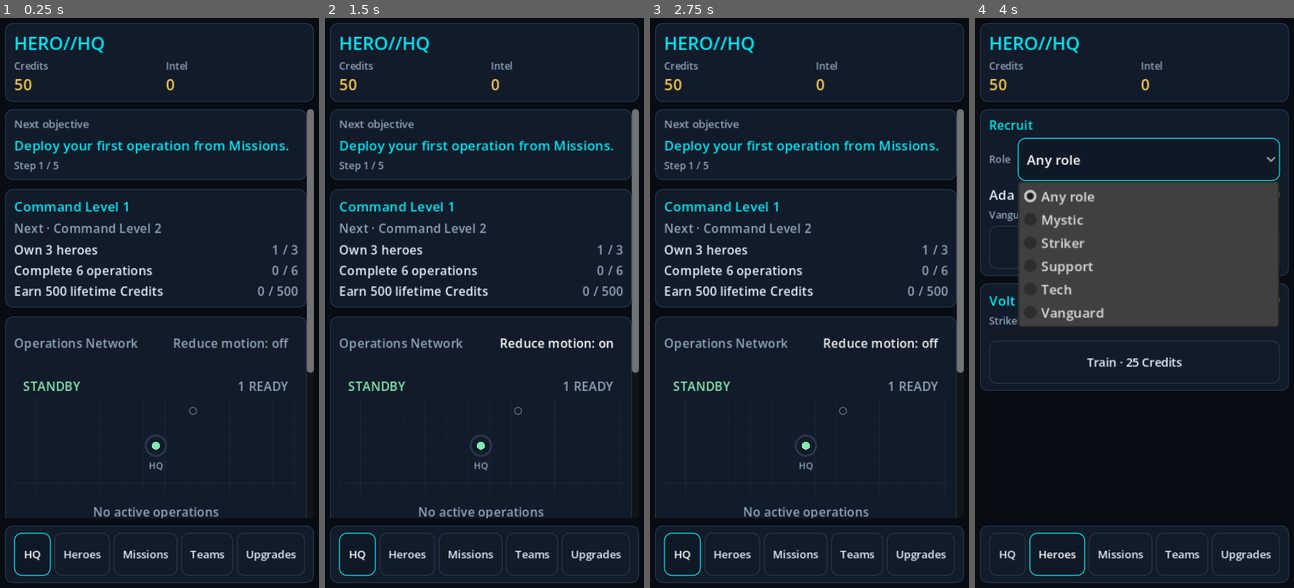
Above: before the commit, frames 1-4 (left to right).
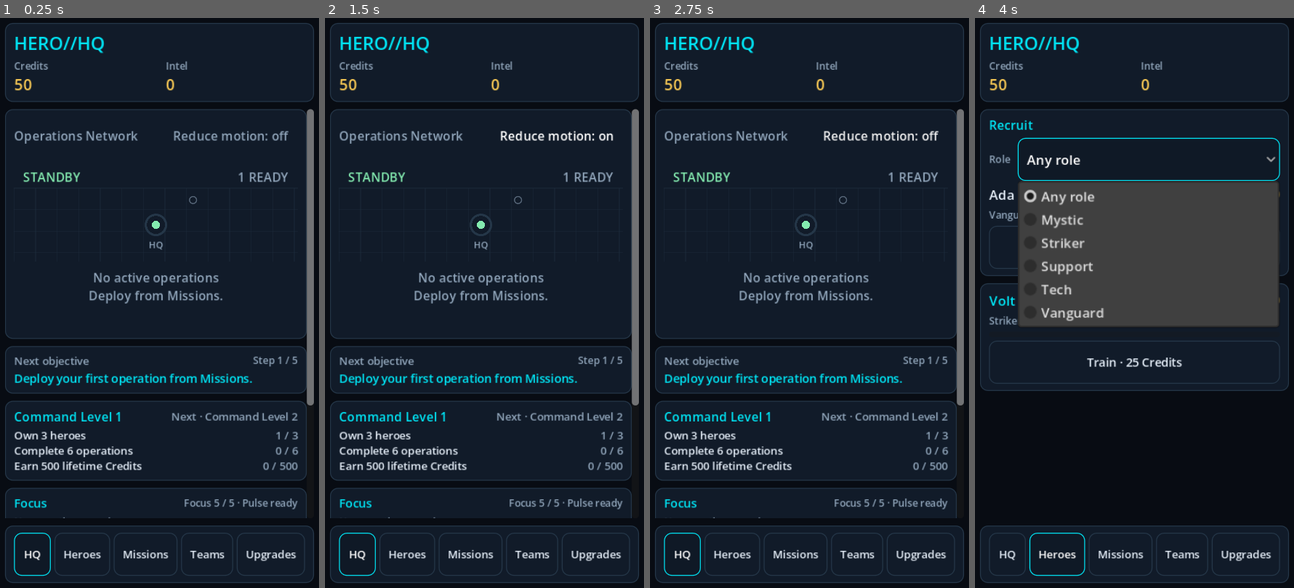
Above: after the commit, the same moments.

Repository: JetRobertsBCCA/HeroHQInc
Game: Godot game, scene res://games/hero_hq/scenes/app.tscn
Two runs of this game, one before a commit and one after it. Both use one fixed random seed, a clock stepped at 60 frames per second and the inputs below.
Inputs:
- Up to frame 1 (0.25 s): no input
- Up to frame 2 (1.5 s): click "HQ" at 0.5 s; click "Reduce motion: off" at 1.25 s
- Up to frame 3 (2.75 s): click "Reduce motion: on" at 2 s
- Up to frame 4 (4 s): click "Heroes" at 2.75 s; click "Any role" at 3.5 s

The runs differ from the first frame. In frame 1, 10% of the frame differs, in the area x 1-99%, y 17-88%; in frame 2, 10%; in frame 3, 10%; in frame 4, nothing differs.

Commit message:
Lead HQ with the live operations network
Move the operations network above guidance, compact the objective and Command card, and tighten the network map so both live rows fit the 360x640 first viewport. Add the reproducible HQ viewport capture harness.

🤖 Generated with Codebuff
Co-Authored-By: Codebuff <noreply@codebuff.com>

Diff:
--- a/framework/ui/components/command_progress_card.gd
+++ b/framework/ui/components/command_progress_card.gd
@@ -6,8 +6,8 @@
 ## level, so it stays correct for fresh profiles and for saves written before
 ## milestones existed.
 
-const FONT_SIZE := 14
-const HEADING_SIZE := 15
+const FONT_SIZE := 12
+const HEADING_SIZE := 14
 
 var _pack: GamePack
 var _state: GameState
@@ -88,25 +88,30 @@
 		return
 	UILayout.fill(self)
 	var column := VBoxContainer.new()
-	column.add_theme_constant_override("separation", 4)
+	column.add_theme_constant_override("separation", 2)
 	add_child(column)
+
+	var top := HBoxContainer.new()
+	top.add_theme_constant_override("separation", 8)
+	column.add_child(top)
 
 	_heading = Label.new()
 	_heading.name = "CommandLevel"
-	_heading.size_flags_horizontal = Control.SIZE_EXPAND_FILL
 	_heading.add_theme_font_size_override("font_size", HEADING_SIZE)
-	column.add_child(_heading)
+	top.add_child(_heading)
 
 	_next = Label.new()
 	_next.name = "NextMilestone"
+	_next.size_flags_horizontal = Control.SIZE_EXPAND_FILL
+	_next.horizontal_alignment = HORIZONTAL_ALIGNMENT_RIGHT
 	_next.add_theme_font_size_override("font_size", FONT_SIZE)
 	_next.add_theme_color_override("font_color", ThemeTokens.color(_pack, "muted"))
 	_next.autowrap_mode = TextServer.AUTOWRAP_WORD_SMART
-	column.add_child(_next)
+	top.add_child(_next)
 
 	_requirements = VBoxContainer.new()
 	_requirements.name = "Requirements"
-	_requirements.add_theme_constant_override("separation", 3)
+	_requirements.add_theme_constant_override("separation", 0)
 	column.add_child(_requirements)
 
 	_unlock = Label.new()
--- a/games/hero_hq/scenes/app.gd
+++ b/games/hero_hq/scenes/app.gd
@@ -33,6 +33,7 @@
 var _settled_seconds: float = 0.0
 var _events_log: Array[String] = []
 var _task_board: TaskBoard
+var _objective_card: Control
 var _command_card: CommandProgressCard
 var _roster: RosterScreen
 var _teams: TeamScreen
@@ -146,6 +147,7 @@
 
 func _on_tab_selected(tab_id: String) -> void:
 	_task_board = null
+	_objective_card = null
 	_command_card = null
 	_roster = null
 	_teams = null
@@ -403,15 +405,16 @@
 
 	var column := VBoxContainer.new()
 	column.size_flags_horizontal = Control.SIZE_EXPAND_FILL
-	column.add_theme_constant_override("separation", 10)
+	column.add_theme_constant_override("separation", 8)
 	scroll.add_child(column)
 
-	column.add_child(_build_objective_card())
+	column.add_child(_build_network_card())
+	_objective_card = _build_objective_card()
+	column.add_child(_objective_card)
 	_command_card = CommandProgressCard.new()
 	_command_card.name = "CommandProgressCard"
 	_command_card.refresh(_pack, _state)
 	column.add_child(_command_card)
-	column.add_child(_build_network_card())
 	if HeroFocus.enabled(_pack):
 		_focus_card = HeroFocusCard.new()
 		_focus_card.name = "FocusCard"
@@ -490,21 +493,21 @@
 func _build_objective_card() -> Control:
 	var objective := _next_objective()
 	var panel := PanelContainer.new()
+	panel.name = "ObjectiveCard"
 	var column := VBoxContainer.new()
-	column.add_theme_constant_override("separation", 4)
+	column.add_theme_constant_override("separation", 2)
 	panel.add_child(column)
+
+	var top := HBoxContainer.new()
+	top.add_theme_constant_override("separation", 8)
+	column.add_child(top)
 
 	var heading := Label.new()
 	heading.text = _pack.label("ui.objective_title", "Next objective")
+	heading.size_flags_horizontal = Control.SIZE_EXPAND_FILL
 	heading.add_theme_font_size_override("font_size", 12)
 	heading.add_theme_color_override("font_color", ThemeTokens.color(_pack, "muted"))
-	column.add_child(heading)
-
-	var text := Label.new()
-	text.text = str(objective.get("text", ""))
-	text.autowrap_mode = TextServer.AUTOWRAP_WORD_SMART
-	text.add_theme_color_override("font_color", ThemeTokens.color(_pack, "accent"))
-	column.add_child(text)
+	top.add_child(heading)
 
 	var progress := Label.new()
 	if bool(objective.get("done", false)):
@@ -513,9 +516,18 @@
 		progress.text = "%s %d / 5" % [
 			_pack.label("ui.objective_step", "Step"), int(objective.get("step", 1)),
 		]
+	progress.horizontal_alignment = HORIZONTAL_ALIGNMENT_RIGHT
 	progress.add_theme_font_size_override("font_size", 11)
 	progress.add_theme_color_override("font_color", ThemeTokens.color(_pack, "muted"))
-	column.add_child(progress)
+	top.add_child(progress)
+
+	var text := Label.new()
+	text.text = str(objective.get("text", ""))
+	text.autowrap_mode = TextServer.AUTOWRAP_WORD_SMART
+	text.max_lines_visible = 2
+	text.add_theme_font_size_override("font_size", 13)
+	text.add_theme_color_override("font_color", ThemeTokens.color(_pack, "accent"))
+	column.add_child(text)
 	return panel
 
 
--- a/games/hero_hq/scenes/network_panel.gd
+++ b/games/hero_hq/scenes/network_panel.gd
@@ -15,17 +15,17 @@
 const MAX_ACTIVE_NODES := 3
 const MIN_HEIGHT := 190.0
 const PAD := 10.0
-const PAD_TOP := 10.0
+const PAD_TOP := 8.0
 const HEADER_HEIGHT := 22.0
-const DIAGRAM_HEIGHT := 108.0
-const GAP_BEFORE_ROWS := 8.0
-const ROW_HEIGHT := 62.0
+const DIAGRAM_HEIGHT := 82.0
+const GAP_BEFORE_ROWS := 6.0
+const ROW_HEIGHT := 56.0
 const ROW_TITLE_TOP := 2.0
-const ROW_META_TOP := 24.0
-const ROW_BAR_TOP := 50.0
+const ROW_META_TOP := 22.0
+const ROW_BAR_TOP := 48.0
 const ROW_BAR_HEIGHT := 4.0
 const MORE_HEIGHT := 20.0
-const PAD_BOTTOM := 10.0
+const PAD_BOTTOM := 8.0
 const HEADER_FONT_SIZE := 14
 const ROW_TITLE_FONT_SIZE := 15
 const ROW_TIME_FONT_SIZE := 15
@@ -280,8 +280,8 @@
 
 
 func _draw_map(center: Vector2) -> void:
-	var radius := Vector2(minf(size.x * 0.25, 78.0), 33.0)
-	var idle_radius := Vector2(minf(size.x * 0.35, 108.0), 42.0)
+	var radius := Vector2(minf(size.x * 0.25, 78.0), 24.0)
+	var idle_radius := Vector2(minf(size.x * 0.35, 108.0), 30.0)
 	_draw_idle_nodes(center, idle_radius)
 	# The center node sits below the active lines so every spoke reads as
 	# connected to HQ rather than passing underneath it.
@@ -331,7 +331,7 @@
 		)
 	_draw_satellite(point, color, squad)
 	_draw_travelling_tokens(center, point, color, int(activity.get("agent_count", 1)), index)
-	_draw_centered(str(index + 1), Vector2(point.x, point.y - 22.0), MAP_LABEL_FONT_SIZE, color)
+	_draw_centered(str(index + 1), Vector2(point.x, point.y - 16.0), MAP_LABEL_FONT_SIZE, color)
 
 
 func _draw_satellite(point: Vector2, color: Color, squad: bool) -> void:
--- a/tests/game_packs/test_app_network.gd
+++ b/tests/game_packs/test_app_network.gd
@@ -182,6 +182,36 @@
 	_cleanup(app)
 
 
+func test_hq_shows_live_network_before_compact_guidance() -> void:
+	var pack := _pack()
+	var state := _crew_state(pack)
+	Simulation.assign_task(state, pack, "s_alley", ["hero_volt"], NOW)
+	var app := _boot(state)
+	assert_true(app != null, "the app boots for the HQ hierarchy case")
+	if app == null:
+		return
+	var network: HeroNetworkPanel = app.get("_network_panel")
+	var objective: Control = app.get("_objective_card")
+	var command: Control = app.get("_command_card")
+	assert_true(network != null, "the live network is built")
+	assert_true(objective != null, "the compact objective strip is built")
+	assert_true(command != null, "the compact Command card is built")
+	if network != null and objective != null and command != null:
+		var network_card := network.get_parent().get_parent() as Control
+		assert_true(network_card != null, "the live network has a card wrapper")
+		if network_card != null:
+			assert_eq(network_card.get_index(), 0, "the live operation network leads the HQ column")
+			assert_eq(objective.get_index(), 1, "the next objective follows the network")
+			assert_eq(command.get_index(), 2, "Command progress follows the objective")
+			assert_true(
+				objective.get_parent() == network_card.get_parent(),
+				"both summaries stay under the network in the same scroll column",
+			)
+		assert_eq(objective.name, "ObjectiveCard", "the objective is addressable for layout checks")
+		assert_eq(network.activity_count(), 1, "the lead card is showing the live work")
+	_cleanup(app)
+
+
 func test_idle_network_reports_ready_heroes_without_activity() -> void:
 	var pack := _pack()
 	var state := Simulation.new_state(pack, 13, NOW)
--- /dev/null
+++ b/tooling/hq_viewport_capture.gd
@@ -0,0 +1,235 @@
+extends SceneTree
+## Reproducible 360x640 captures and geometry evidence for the HQ first viewport.
+##
+## Run windowed:
+##   godot --path . --resolution 360x640 -s res://tooling/hq_viewport_capture.gd
+##   godot --path . --resolution 360x640 -s res://tooling/hq_viewport_capture.gd -- --tag=before
+##
+## Uses throwaway profiles and a manual clock; it never reads or writes a real
+## save. The layout line and exit status check that the live row, objective,
+## Command card and touch targets clear the content slot, so the captures have a
+## machine-readable check beside the image.
+
+const PACK_ID := "hero_hq"
+const PROFILE_PREFIX := "hq_viewport_capture_"
+const SHOT_DIR := "res://ui_shots"
+const PACK_NOW := 1000
+
+var _tag := "after"
+var _failures: Array[String] = []
+
+
+func _initialize() -> void:
+	for argument in OS.get_cmdline_user_args():
+		var text := str(argument)
+		if text.begins_with("--tag="):
+			_tag = text.trim_prefix("--tag=")
+	_run.call_deferred()
+
+
+func _run() -> void:
+	DirAccess.make_dir_recursive_absolute(ProjectSettings.globalize_path(SHOT_DIR))
+	var pack := GamePackLoader.load_pack(PACK_ID)["pack"] as GamePack
+	var scenarios := [
+		{"id": "fresh", "state": _fresh_state(pack), "reduced": false},
+		{"id": "active_solo", "state": _active_state(pack, false, false), "reduced": false},
+		{"id": "active_squad", "state": _active_state(pack, true, false), "reduced": false},
+		{"id": "reduced_motion", "state": _active_state(pack, true, true), "reduced": true},
+	]
+	for scenario in scenarios:
+		var scenario_id := str(scenario.get("id", ""))
+		await _capture_scenario(
+			pack,
+			scenario_id,
+			scenario.get("state") as GameState,
+			bool(scenario.get("reduced", false)),
+		)
+	if not _failures.is_empty():
+		for failure in _failures:
+			print("HQ viewport check failed: %s" % failure)
+		quit(1)
+		return
+	print("HQ viewport captures complete and within bounds: tag=%s" % _tag)
+	quit(0)
+
+
+func _capture_scenario(
+	pack: GamePack,
+	scenario_id: String,
+	state: GameState,
+	expected_reduced: bool
+) -> void:
+	var profile_id := "%s%s_%s" % [PROFILE_PREFIX, _tag, scenario_id]
+	SaveService.delete_profile(profile_id)
+	state.game_id = profile_id
+	var written := SaveService.save_state(state)
+	if not str(written.get("error", "")).is_empty():
+		print("CAPTURE FAILED save %s: %s" % [scenario_id, str(written)])
+		return
+
+	var scene := load("res://games/hero_hq/scenes/app.tscn") as PackedScene
+	var app := scene.instantiate() as Control
+	app.set("_profile_id", profile_id)
+	app.set("_clock", Clock.Manual.new(PACK_NOW))
+	root.add_child(app)
+	if app.get("_state") == null:
+		app.call("_ready")
+	await process_frame
+	await process_frame
+	var game_timer := app.get("_timer") as Timer
+	if game_timer != null:
+		game_timer.stop()
+
+	var panel: HeroNetworkPanel = app.get("_network_panel")
+	if panel != null and panel.is_reduced_motion() != expected_reduced:
+		print(
+			"CAPTURE WARNING %s reduced=%s expected=%s" % [
+				scenario_id,
+				str(panel.is_reduced_motion()),
+				str(expected_reduced),
+			]
+		)
+	if not _report_layout(app, scenario_id):
+		_failures.append(scenario_id)
+	var path := "%s/hq_%s_%s.png" % [SHOT_DIR, _tag, scenario_id]
+	await _save_capture(path)
+	app.queue_free()
+	await process_frame
+	await process_frame
+	SaveService.delete_profile(profile_id)
+
+
+func _report_layout(app: Control, scenario_id: String) -> bool:
+	var content: Control = app.find_child("Content", true, false) as Control
+	var network: HeroNetworkPanel = app.get("_network_panel") as HeroNetworkPanel
+	var command: Control = app.get("_command_card") as Control
+	var objective: Control = app.get("_objective_card") as Control
+	var content_bottom := content.get_global_rect().end.y if content != null else -1.0
+	var network_top := network.get_global_rect().position.y if network != null else -1.0
+	var network_bottom := network.get_global_rect().end.y if network != null else -1.0
+	var objective_bottom := objective.get_global_rect().end.y if objective != null else -1.0
+	var command_bottom := command.get_global_rect().end.y if command != null else -1.0
+	var motion: Button = app.get("_motion_button") as Button
+	var tab: Button = app.find_child("Tab_hq", true, false) as Button
+	var first_row_bottom := -1.0
+	var second_row_bottom := -1.0
+	if network != null and network.activity_count() > 0:
+		first_row_bottom = network_top + HeroNetworkPanel.PAD_TOP \
+			+ HeroNetworkPanel.HEADER_HEIGHT + HeroNetworkPanel.DIAGRAM_HEIGHT \
+			+ HeroNetworkPanel.GAP_BEFORE_ROWS + HeroNetworkPanel.ROW_HEIGHT
+		second_row_bottom = first_row_bottom + HeroNetworkPanel.ROW_HEIGHT
+	print((
+		"LAYOUT %s viewport=%s content_bottom=%.1f network_top=%.1f network_bottom=%.1f "
+		+ "first_row_bottom=%.1f first_row_fits=%s second_row_fits=%s "
+		+ "objective_h=%.1f objective_bottom=%.1f objective_fits=%s "
+		+ "command_h=%.1f command_bottom=%.1f command_fits=%s "
+		+ "motion_h=%.1f tab_h=%.1f activities=%d reduced=%s"
+	) % [
+			scenario_id,
+			str(root.get_visible_rect().size),
+			content_bottom,
+			network_top,
+			network_bottom,
+			first_row_bottom,
+			str(first_row_bottom > 0.0 and first_row_bottom <= content_bottom),
+			str(second_row_bottom > 0.0 and second_row_bottom <= content_bottom),
+			objective.get_global_rect().size.y if objective != null else -1.0,
+			objective_bottom,
+			str(objective != null and objective_bottom <= content_bottom),
+			command.get_global_rect().size.y if command != null else -1.0,
+			command_bottom,
+			str(command != null and command_bottom <= content_bottom),
+			motion.size.y if motion != null else -1.0,
+			tab.size.y if tab != null else -1.0,
+			network.activity_count() if network != null else -1,
+			str(network.is_reduced_motion()) if network != null else "missing",
+		]
+	)
+	var first_ok := network != null and (
+		network.activity_count() == 0 or first_row_bottom <= content_bottom
+	)
+	var second_ok := network != null and (
+		network.activity_count() < 2 or second_row_bottom <= content_bottom
+	)
+	var objective_ok := objective != null and objective_bottom <= content_bottom
+	var command_ok := command != null and command_bottom <= content_bottom
+	var touch_ok := motion != null and motion.size.y >= 44.0 \
+		and tab != null and tab.size.y >= 48.0
+	var layout_ok := content != null and network != null and first_ok and second_ok \
+		and objective_ok and command_ok and touch_ok
+	if not layout_ok:
+		print(
+			"LAYOUT CHECK FAILED %s first=%s second=%s objective=%s command=%s touch=%s" % [
+				scenario_id,
+				str(first_ok),
+				str(second_ok),
+				str(objective_ok),
+				str(command_ok),
+				str(touch_ok),
+			]
+		)
+	return layout_ok
+
+
+func _save_capture(path: String) -> void:
+	await process_frame
+	await RenderingServer.frame_post_draw
+	var image := root.get_texture().get_image()
+	var error := image.save_png(path)
+	print(
+		"CAPTURE %s %dx%d err=%d" % [
+			ProjectSettings.globalize_path(path),
+			image.get_width(),
+			image.get_height(),
+			error,
+		]
+	)
+
+
+func _fresh_state(pack: GamePack) -> GameState:
+	return Simulation.new_state(pack, 31, PACK_NOW)
+
+
+func _active_state(pack: GamePack, squad: bool, reduced: bool) -> GameState:
+	var state := Simulation.new_state(pack, 32, PACK_NOW)
+	state.resources["credits"] = 4415.0
+	state.resources["intel"] = 9.0
+	state.stats["tasks_completed"] = 12 if squad else 3
+	if squad:
+		state.stats["earned"] = {"credits": 1500.0}
+	state.agents["hero_volt"]["attributes"] = {"power": 10, "speed": 10, "skill": 10}
+	state.agents["shot_striker"] = _agent("shot_striker", "striker", 4)
+	state.agents["shot_support"] = _agent("shot_support", "support", 4)
+	state.agents["shot_tech"] = _agent("shot_tech", "tech", 3)
+	if reduced:
+		state.extensions["hero_hq.ui"] = {"reduced_motion": true}
+
+	var solo := Simulation.assign_task(state, pack, "s_alley", ["hero_volt"], PACK_NOW)
+	_retime(state, str(solo.get("assignment_id", "")), PACK_NOW - 14, PACK_NOW + 6)
+	if squad:
+		var raid := Simulation.assign_task(
+			state, pack, "s_raid", ["shot_striker", "shot_support"], PACK_NOW
+		)
+		if not raid.get("ok", false):
+			print("CAPTURE WARNING squad assignment refused: %s" % str(raid))
+		_retime(state, str(raid.get("assignment_id", "")), PACK_NOW - 60, PACK_NOW + 40)
+	return state
+
+
+func _retime(state: GameState, assignment_id: String, started: int, ends: int) -> void:
+	if assignment_id.is_empty() or not state.assignments.has(assignment_id):
+		return
+	state.assignments[assignment_id]["started_utc"] = started
+	state.assignments[assignment_id]["ends_utc"] = ends
+
+
+func _agent(agent_id: String, role_id: String, level: int) -> Dictionary:
+	return {
+		"id": agent_id,
+		"name": agent_id.capitalize(),
+		"role_id": role_id,
+		"level": level,
+		"xp": 0,
+		"activity": "available",
+		"attributes": {"power": 10, "speed": 10, "skill": 10},
+	}
Not shown, changed: docs/CHANGELOG.md
